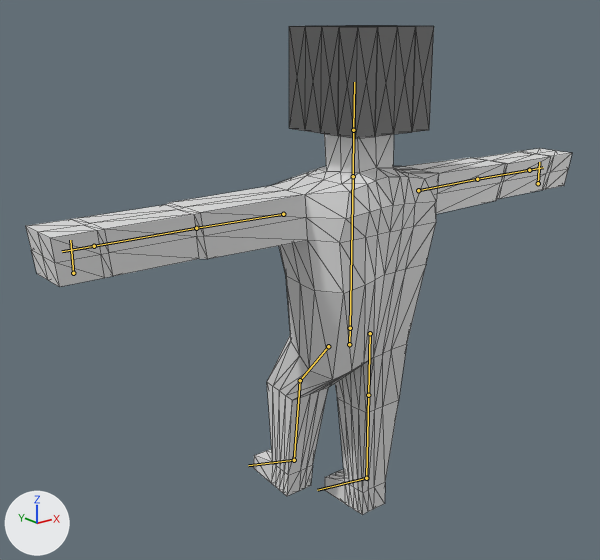
Renders of the glTF model Models/Robots/Robot0004.glb from each side of a commit.
Rendered twice from a 50 mm camera at (-6.26, -6.88, 2.7) aimed at (-0.3, 0.58, -0.28). Arrows for +X, +Y and +Z are at lower left; the lights stay in place. The picture after the commit comes second. Both versions are drawn at frame 9 of the action 'idle'; the numbers are the values there. The bones that bend it are drawn over the model as lines. Mesh edges are drawn as thin lines.

Names of what the first picture shows: 'Body'.
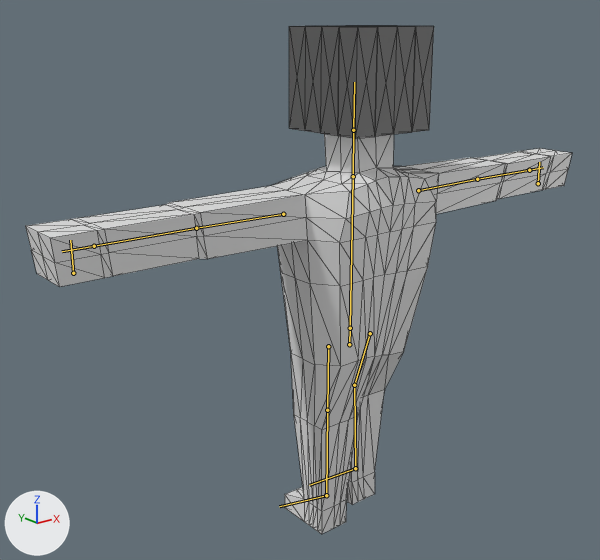
What differs and where, as boxes (x1, y1, x2, y2) in the pictures (600 x 560 px):
```json
{"object": "Body", "change": "posed", "before": [26, 26, 572, 514], "after": [26, 26, 572, 534]}
{"bone": "UpperLeg.L", "before": "(328, 346) to (300, 380)", "after": "(328, 346) to (327, 410)"}
{"bone": "LowerLeg.L", "before": "(300, 380) to (294, 460)", "after": "(327, 410) to (326, 495)"}
{"bone": "UpperLeg.R", "before": "(370, 333) to (368, 395)", "after": "(370, 333) to (354, 385)"}
{"bone": "LowerLeg.R", "before": "(368, 395) to (366, 478)", "after": "(354, 385) to (355, 468)"}
```

The change, as JSON lines over the scene's bpy script:
```json
{"block": "bone_upperleg_l", "where": "bone_upperleg_l = bpy.data.objects['Esqueleto'].pose.bones['UpperLeg.L']  # child of 'Huckle'"}
{"op": "set", "path": "bone_upperleg_l.rotation_quaternion", "old": "(0.937, 0.0, 0.0, -0.35)", "new": "(1.0, 0.0, 0.0, 0.0)", "note": "degrees (0, 0, -41) -> degrees (0, 0, 0)"}
{"block": "bone_lowerleg_l", "where": "bone_lowerleg_l = bpy.data.objects['Esqueleto'].pose.bones['LowerLeg.L']  # child of 'UpperLeg.L'"}
{"op": "set", "path": "bone_lowerleg_l.rotation_quaternion", "old": "(0.953, 0.0, 0.0, 0.302)", "new": "(1.0, 0.0, 0.0, 0.0)", "note": "degrees (0, 0, 35) -> degrees (0, 0, 0)"}
{"block": "bone_upperleg_r", "where": "bone_upperleg_r = bpy.data.objects['Esqueleto'].pose.bones['UpperLeg.R']  # child of 'Huckle'"}
{"op": "set", "path": "bone_upperleg_r.rotation_quaternion", "old": "(1.0, 0.0, 0.0, 0.0)", "new": "(-0.987, 0.0, 0.0, -0.162)", "note": "degrees (0, 0, 0) -> degrees (0, 0, 19)"}
{"block": "bone_lowerleg_r", "where": "bone_lowerleg_r = bpy.data.objects['Esqueleto'].pose.bones['LowerLeg.R']  # child of 'UpperLeg.R'"}
{"op": "set", "path": "bone_lowerleg_r.rotation_quaternion", "old": "(1.0, 0.0, 0.0, 0.0)", "new": "(0.983, 0.0, 0.0, -0.185)", "note": "degrees (0, 0, 0) -> degrees (0, 0, -21)"}
```
